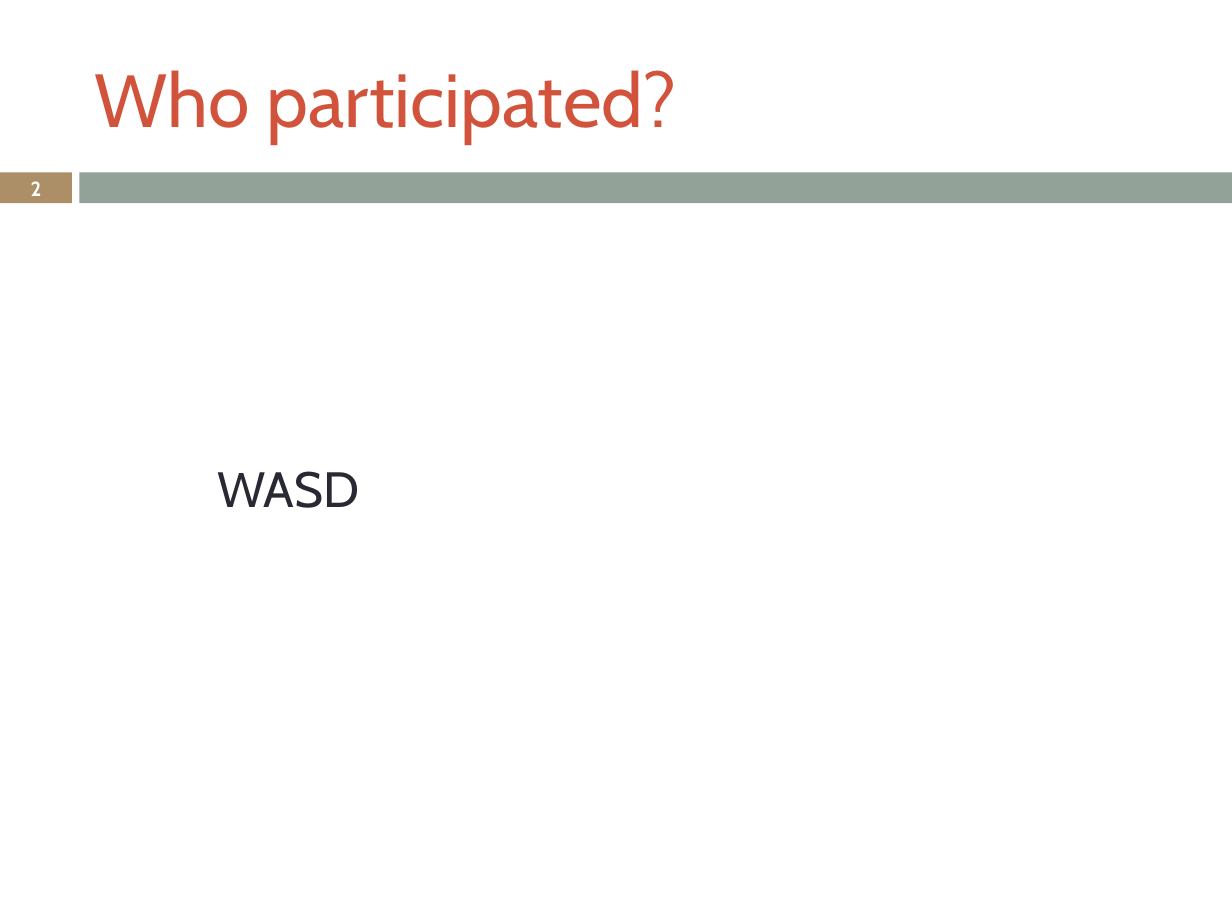
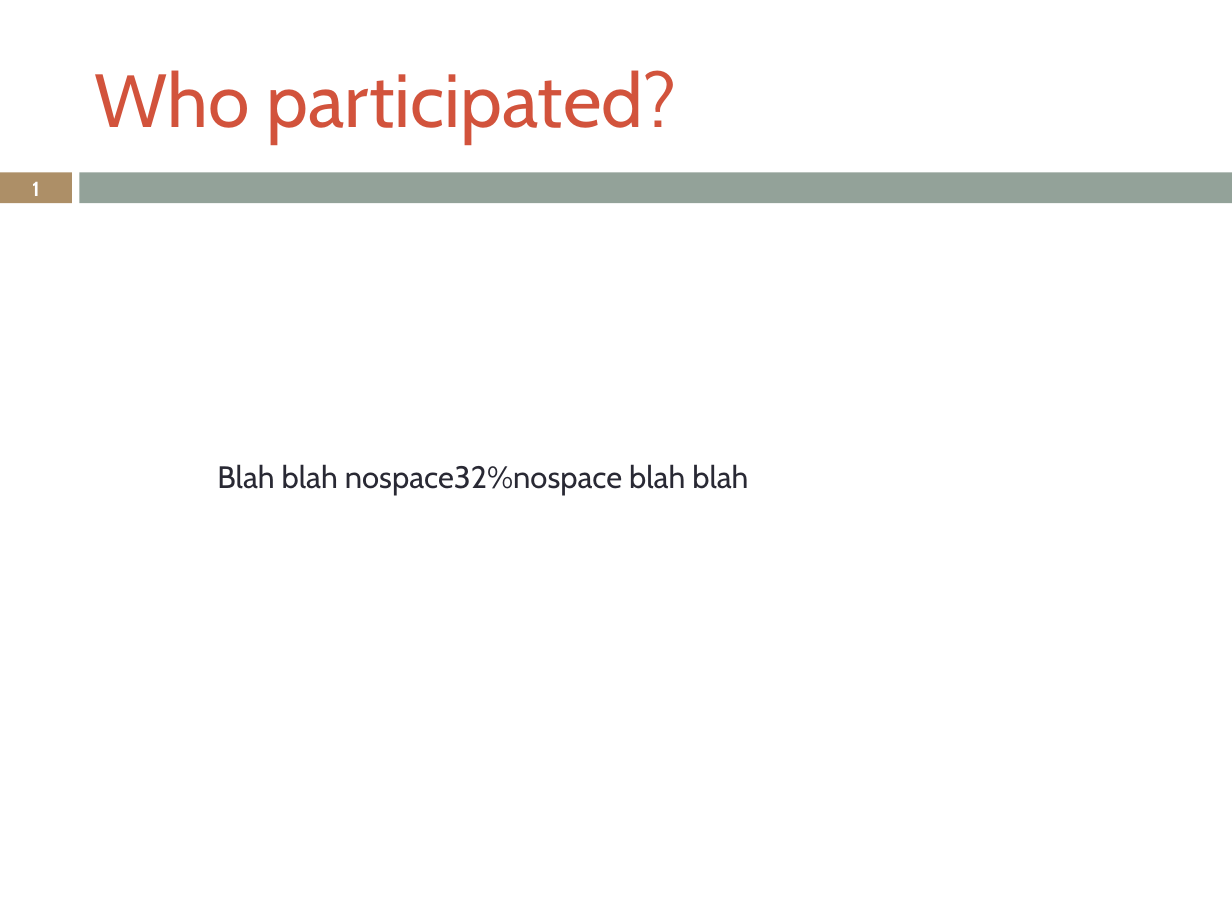
Before and after one commit to LukeSteg/LCABiometric, a slide deck: slide 1 of exampleOutput.pptx (slide 2 before the commit). Drawn at 1232x924 pixels with LibreOffice and Linux fonts; fonts in the diff are those of the drawing. Boxes give left, top, right and bottom in pixels: in the first picture for what was removed or moved away, otherwise in the second. Text is boxed around its words. In the diff, an @@ line names an element or a change of style, - is before the commit and + after.

```diff
--- a/exampleOutput.pptx
+++ b/exampleOutput.pptx
@@ page number at box(32, 182, 40, 196): text changed @@
-2
+1
@@ text at box(217, 464, 748, 496): text changed; size 29 to 18.1 pt @@
-WASD
+Blah blah nospace32%nospace blah blah
```
Also in this commit, not shown: 1 slide added, 5 slides removed, 4 other files.
